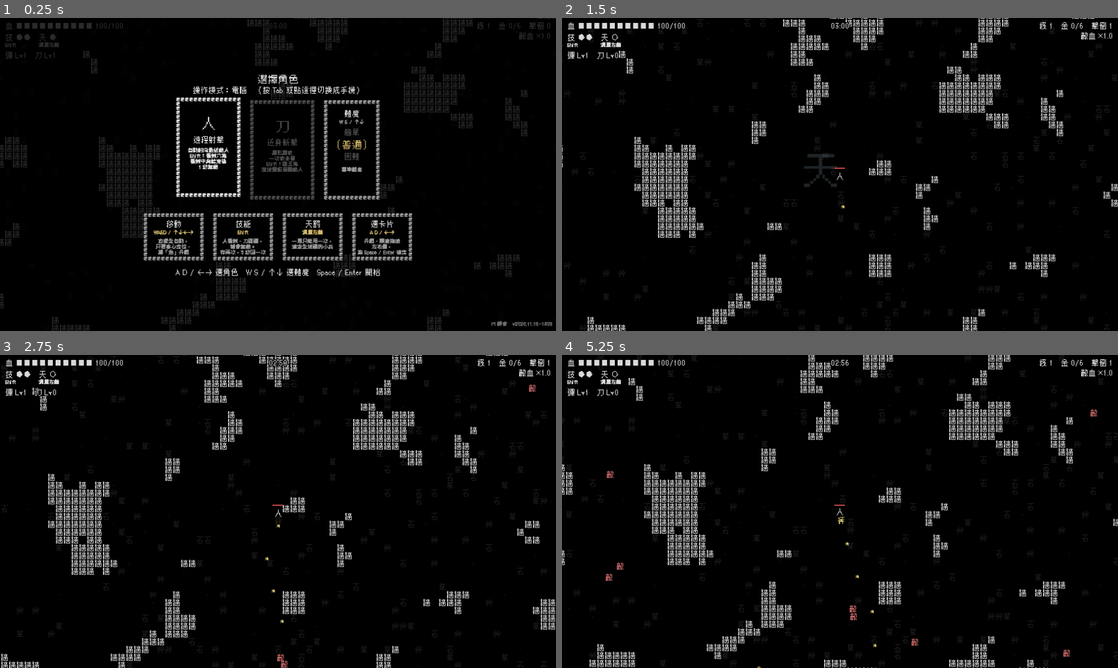
Above: before the commit, frames 1-4 (two rows, left to right).
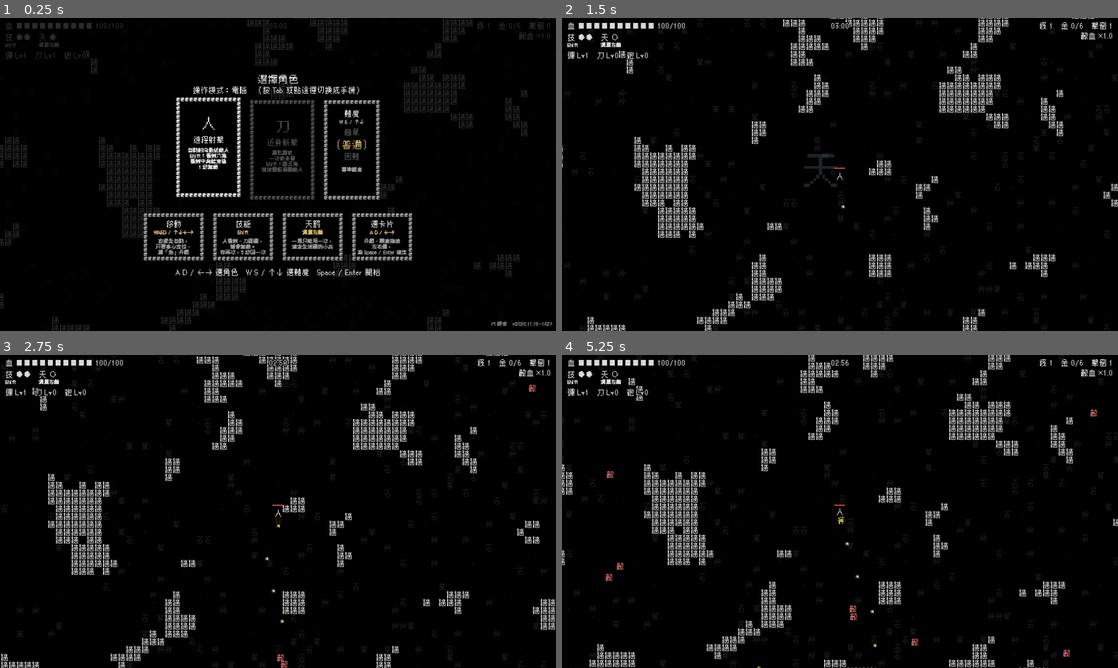
Above: after the commit, the same moments.

Repository: Scottcw1006/text-survivors
Game: Godot game, scene res://main.tscn
The game is run twice, just before and just after one commit, with the same random seed, the same clock (stepped at 60 frames per second) and the same inputs.
Inputs (mouse positions are in pixels of both pictures, inside the frame that each line leads up to):
- Up to frame 1 (0.25 s): no input
- Up to frame 2 (1.5 s): tap Enter at 0.5 s; move the mouse to (962, 158) at 0.52 s; hold Right (move_right) 0.53-1.25 s; tap Space (confirm) at 0.6 s; click (962, 158) at 0.67 s; drag from (728, 190) to (812, 237) at 1.27 s
- Up to frame 3 (2.75 s): tap Space (confirm) at 2, 2.3 s; move the mouse to (333, 442) at 2.02 s; hold Right (move_right) from 2.03 s (still down); click (333, 442) at 2.1 s
- Up to frame 4 (5.25 s): release Right (move_right) at 2.75 s; drag from (812, 574) to (673, 464) at 2.77 s; move the mouse to (1006, 558) at 3.52 s; hold Left (move_left) 3.53-4.25 s; tap Enter at 3.6 s; tap Space (confirm) at 3.8, 5.1 s; drag from (673, 464) to (756, 433) at 4.27 s; move the mouse to (867, 511) at 5.02 s; hold Down (move_down) from 5.03 s (still down); click (867, 511) at 5.17 s

The runs differ from the first frame. In frame 1, less than 0.1% of the frame differs, in the area x 11-100%, y 10-99%; in frame 2, less than 0.1%, in the area x 11-16%, y 10-14%; in frame 3, less than 0.1%; in frame 4, less than 0.1%.

Commit message:
人新增強化線「砲」：命中爆炸、穿透改加砲傷害、Lv5 巨砲
Co-Authored-By: Claude Opus 5.5 <noreply@anthropic.com>

Diff:
--- a/game_audio.gd
+++ b/game_audio.gd
@@ -20,6 +20,7 @@
 	"gold": [-12.0, 0.04],
 	"block": [-8.0, 0.06],
 	"explode": [-4.0, 0.1],
+	"cannon": [-6.0, 0.05],
 	"ui_move": [-8.0, 0.0],
 }
 
--- a/main.gd
+++ b/main.gd
@@ -130,6 +130,19 @@
 # 寶箱：每 30 秒在附近隨機出現，王死掉也會掉；打開後二選一強化「彈」或「刀」
 const POINTER_SIZE := 66              # 寶箱、王在畫面外時，邊緣提示字的大小
 const POINTER_MARGIN := 60.0          # 提示字離畫面邊緣多遠（字變大了，要往內縮才不會被切掉）
+# ---------- 人＋砲 ----------
+const CANNON_INTERVAL := FIRE_INTERVAL * 4.0   # 射速是一般射擊的四分之一
+const CANNON_SPEED := 420.0
+const CANNON_RANGE := 900.0           # 沒打到東西飛多遠就自己爆
+const CANNON_DAMAGE := 24.0
+const CANNON_RADIUS := 54.0           # Lv1 爆炸半徑（1.5 格），Lv2 ×2、Lv4 再 ×2
+const CANNON_SPREAD := 0.22           # Lv3 以上兩發之間的角度（弧度）
+const CANNON_BIG_DIST := 360.0        # Lv5 巨砲飛 10 格後爆炸
+const CANNON_BIG_RADIUS := 216.0      # 巨砲半徑 6 格
+const CANNON_BIG_MULT := 3.0          # 巨砲傷害倍率
+const CANNON_PIERCE_BONUS := 0.25     # 每一級「穿」讓砲的傷害 +25%
+const COLOR_CANNON := Color(1.0, 0.55, 0.2)
+const EXPLOSION_LINGER := 0.5         # 爆炸的字留在畫面上多久（只打一次）
 const HEAL_INTERVAL := 25.0          # 每幾秒出現一顆補血愛心
 const HEAL_AMOUNT := 20               # 一顆補多少血
 const HEAL_MAX_ON_MAP := 3            # 地圖上最多同時幾顆（沒撿就不再多生）
@@ -190,6 +203,12 @@
 			"疾旋：\n一般速度 1 秒、\n加速 1 秒，輪流",
 			"爆旋：\n加速完兩圈\n往外擴大，\n以外圈爆炸一大圈",
 			"刃幕：\n爆炸後往四周\n射出一整圈刃，\n撞牆反彈，\n穿透吃「穿」升級"]},
+		"砲": {"name": "火砲", "desc": ["",
+			"砲擊：\n每 2 秒射一發，\n命中就爆炸；\n「穿」升級\n改成加砲的傷害",
+			"爆炸範圍加倍",
+			"一次射兩發",
+			"爆炸範圍\n再加倍",
+			"巨砲：\n兩發中間多一發\n巨砲，飛 10 格\n後大爆炸，\n半徑 6 格"]},
 	},
 	"刀": {
 		"刀": {"name": "刀法", "desc": ["", "",
@@ -214,7 +233,7 @@
 const UPGRADES := [
 	{"id": "power",  "icon": "力", "name": "攻擊力",   "desc": "傷害 +20%", "who": "all"},
 	{"id": "haste",  "icon": "疾", "name": "攻擊速度", "desc": "攻擊速度 +15%", "who": "all"},
-	{"id": "pierce", "icon": "穿", "name": "穿透",     "desc": "子彈多穿過\n1 個敵人", "who": "人"},
+	{"id": "pierce", "icon": "穿", "name": "穿透",     "desc": "子彈多穿過\n1 個敵人；\n砲傷害 +25%", "who": "人"},
 	{"id": "reach",  "icon": "廣", "name": "斬擊範圍", "desc": "斬擊距離 +20%", "who": "刀"},
 	{"id": "speed",  "icon": "速", "name": "移動速度", "desc": "移動速度 +12%", "who": "all"},
 	{"id": "vital",  "icon": "體", "name": "體魄",     "desc": "每秒回 0.1 血", "who": "all"},
@@ -238,6 +257,17 @@
 	var pierce: int                 # 還能再穿過幾個敵人
 	var damage: float
 	var hits: Array = []            # 已經打過的敵人，穿透時不重複打
+
+
+## 人＋砲：飛行中的砲彈
+class Shell:
+	var node: Glyph
+	var vel: Vector2
+	var traveled := 0.0
+	var max_dist := 0.0
+	var radius := 0.0           # 爆炸半徑
+	var damage := 0.0
+	var big := false            # Lv5 中間那發巨砲：不撞敵人、不撞牆，飛到定點才爆炸
 
 
 class Chest:
@@ -305,6 +335,9 @@
 var power_cursor := 0
 var bullet_lv := 1                 # 強化線「彈」
 var blade_lv := 1                  # 強化線「刀」
+var cannon_lv := 0                 # 強化線「砲」（只有人有，從 Lv0 開始）
+var cannon_cd := 0.0
+var shells: Array[Shell] = []
 var combo: Array = []              # 刀＋刀：排好的後續連擊
 var zones: Array[Zone] = []
 var wave_cd := 0.0
@@ -1214,6 +1247,8 @@
 		_update_combo(delta)
 		_update_zones(delta)
 		_update_blade_shots(delta)
+	else:
+		_update_cannon(delta)
 	attack_cd -= delta
 	if attack_cd > 0.0:
 		return
@@ -1275,6 +1310,87 @@
 		if done or b.life <= 0.0:
 			b.node.queue_free()
 			bullets.remove_at(i)
+
+
+# ---------- 人＋砲 ----------
+## Lv1 一發，命中爆炸（爆炸只打一次，「爆」字留一下）　Lv2 範圍 ×2　Lv3 兩發　Lv4 範圍再 ×2
+## Lv5 兩發中間再夾一發巨砲：飛 10 格後大爆炸（半徑 6 格、傷害 ×3）
+func _update_cannon(delta: float) -> void:
+	_move_shells(delta)
+	if cannon_lv < 1:
+		return
+	cannon_cd -= delta
+	if cannon_cd > 0.0:
+		return
+	var target := _nearest_visible_enemy(AIM_RANGE)
+	if target == null:
+		return
+	cannon_cd = CANNON_INTERVAL * attack_mult
+	audio.play("cannon")
+	var dir := (target.position - player.position).normalized()
+	var radius := CANNON_RADIUS * (2.0 if cannon_lv >= 2 else 1.0) * (2.0 if cannon_lv >= 4 else 1.0)
+	var dmg := CANNON_DAMAGE * damage_mult * (1.0 + CANNON_PIERCE_BONUS * bullet_pierce)
+	if cannon_lv >= 3:
+		_launch_shell(dir.rotated(-CANNON_SPREAD / 2.0), radius, dmg, false)
+		_launch_shell(dir.rotated(CANNON_SPREAD / 2.0), radius, dmg, false)
+	else:
+		_launch_shell(dir, radius, dmg, false)
+	if cannon_lv >= 5:
+		_launch_shell(dir, CANNON_BIG_RADIUS, dmg * CANNON_BIG_MULT, true)
+
+
+func _launch_shell(dir: Vector2, radius: float, dmg: float, big: bool) -> void:
+	var s := Shell.new()
+	s.node = Glyph.new().setup("砲", 44 if big else BULLET_SIZE, COLOR_CANNON)
+	s.node.position = player.position + dir * MUZZLE_DIST
+	s.node.z_index = 4
+	s.vel = dir * CANNON_SPEED * (0.8 if big else 1.0)
+	s.max_dist = CANNON_BIG_DIST if big else CANNON_RANGE
+	s.radius = radius
+	s.damage = dmg
+	s.big = big
+	add_child(s.node)
+	shells.append(s)
+
+
+func _move_shells(delta: float) -> void:
+	for i in range(shells.size() - 1, -1, -1):
+		var s := shells[i]
+		var step := s.vel * delta
+		s.node.position += step
+		s.traveled += step.length()
+		var boom := s.traveled >= s.max_dist
+		if not s.big and not boom:
+			# 一般砲彈：撞到牆或敵人就爆
+			boom = terrain.is_wall(terrain.cell_of(s.node.position))
+			if not boom:
+				for e: Enemy in _nearby(s.node.position):
+					if e.position.distance_to(s.node.position) < BULLET_RADIUS + e.radius:
+						boom = true
+						break
+		if boom:
+			_explode(s.node.position, s.radius, s.damage, s.big)
+			s.node.queue_free()
+			shells.remove_at(i)
+
+
+## 爆炸：範圍內的敵人各打一次、往外推；「爆」字一圈，留一下再淡掉
+func _explode(pos: Vector2, radius: float, dmg: float, big: bool) -> void:
+	audio.play("explode")
+	for e: Enemy in _nearby_radius(pos, radius + 30.0):
+		var to := e.position - pos
+		if to.length() <= radius + e.radius:
+			_damage_enemy(e, dmg, to.normalized() * KNOCK_SLASH)
+	var fx := SlashFx.new().setup(randf() * TAU, TAU, radius, false)
+	fx.glyph = "爆"
+	fx.linger = EXPLOSION_LINGER
+	fx.color = COLOR_CANNON
+	fx.position = pos
+	fx.z_index = 5
+	add_child(fx)
+	_shake(10.0 if big else 4.0)
+	if big:
+		_hitstop(0.05)
 
 
 ## 朝最近的敵人揮刀。刀法等級決定這一次攻擊是幾連擊、什麼形狀
@@ -1901,12 +2017,11 @@
 func _open_power_up() -> void:
 	pending_power -= 1
 	var opts := []
-	if bullet_lv < LINE_MAX:
-		opts.append("彈")
-	if blade_lv < LINE_MAX:
-		opts.append("刀")
+	for line: String in _lines():
+		if _line_level(line) < LINE_MAX:
+			opts.append(line)
 	if opts.is_empty():
-		# 兩條線都滿了：改成在身邊灑 20 個金（不補血）
+		# 全部都滿了：改成在身邊灑 20 個金（不補血）
 		for i in 20:
 			_drop_gold(player.position + Vector2.from_angle(randf() * TAU) * randf_range(20.0, 60.0))
 		return
@@ -1918,7 +2033,16 @@
 
 
 func _line_level(line: String) -> int:
-	return bullet_lv if line == "彈" else blade_lv
+	match line:
+		"彈": return bullet_lv
+		"刀": return blade_lv
+		"砲": return cannon_lv
+	return 0
+
+
+## 這個角色有哪幾條強化線
+func _lines() -> Array:
+	return ["彈", "刀"] if _is_blade() else ["彈", "刀", "砲"]
 
 
 func _show_power_up() -> void:
@@ -1943,10 +2067,10 @@
 		_show_power_up()
 	if Input.is_action_just_pressed("confirm"):
 		audio.play("ui_ok")
-		if power_choices[power_cursor] == "彈":
-			bullet_lv += 1
-		else:
-			blade_lv += 1
+		match power_choices[power_cursor]:
+			"彈": bullet_lv += 1
+			"刀": blade_lv += 1
+			"砲": cannon_lv += 1
 		level_cards.visible = false
 		state = State.PLAYING
 		_update_hud()
@@ -2404,7 +2528,10 @@
 		player_bar.queue_redraw()
 	if touch != null and is_touch:
 		touch.refresh()
-	hud_power.text = "彈 Lv%d　刀 Lv%d" % [bullet_lv, blade_lv]
+	var line_texts := []
+	for line: String in _lines():
+		line_texts.append("%s Lv%d" % [line, _line_level(line)])
+	hud_power.text = "　".join(line_texts)
 	if final_phase:
 		var counts := {}
 		for b in final_bosses:
@@ -2460,7 +2587,7 @@
 func _final_level_cards() -> Array:
 	var who: String = CHARACTERS[character].glyph
 	var cards := []
-	for line: String in ["彈", "刀"]:
+	for line: String in _lines():
 		var info: Dictionary = POWER_INFO[who][line]
 		var lv := _line_level(line)
 		var desc: String = info.desc[lv] if lv < info.desc.size() else ""
--- a/slash_fx.gd
+++ b/slash_fx.gd
@@ -4,7 +4,7 @@
 ## 像刀鋒從一邊掃到另一邊，掃過的字亮起後淡出。
 ## 斬字是一圈一圈排的，範圍變大時圈數和每圈的字數都會跟著變多。
 
-const CHAR := "斬"
+var glyph := "斬"          # 畫哪個字（砲的爆炸用「爆」）
 const FONT_SIZE := 22
 const SPACING := 24.0          # 字與字的間距，決定斬字密度
 const INNER := 30.0            # 最內圈離主角多遠（避開主角本身）
@@ -62,7 +62,7 @@
 	var sweep := clampf(_time / SWEEP_TIME, 0.0, 1.0)
 	var ascent := font.get_ascent(FONT_SIZE)
 	var height := font.get_height(FONT_SIZE)
-	var w := font.get_string_size(CHAR, HORIZONTAL_ALIGNMENT_LEFT, -1, FONT_SIZE).x
+	var w := font.get_string_size(glyph, HORIZONTAL_ALIGNMENT_LEFT, -1, FONT_SIZE).x
 	for m: Dictionary in _marks:
 		var t: float = m.t if clockwise else 1.0 - m.t
 		if t > sweep:
@@ -81,5 +81,5 @@
 		if not m.edge:
 			alpha *= 0.55
 		var p: Vector2 = m.pos
-		draw_string(font, Vector2(p.x - w / 2.0, p.y + ascent - height / 2.0), CHAR,
+		draw_string(font, Vector2(p.x - w / 2.0, p.y + ascent - height / 2.0), glyph,
 				HORIZONTAL_ALIGNMENT_LEFT, -1, FONT_SIZE, Color(color, alpha))
--- a/version.gd
+++ b/version.gd
@@ -1,2 +1,2 @@
 ## 由 build_web.sh 自動產生，不要手改
-const TEXT := "v2026.11.18-1408"
+const TEXT := "v2026.11.18-1427"
Not shown, added: audio/sfx_cannon.wav.import
Renamed: docs/game_20261118-140838.apple-touch-icon.png -> docs/game_20261118-142709.apple-touch-icon.png
Renamed: docs/game_20261118-140838.icon.png -> docs/game_20261118-142709.icon.png
Renamed: docs/game_20261118-140838.png -> docs/game_20261118-142709.png
Not shown, added: audio/sfx_cannon.wav
Not shown, removed: docs/game_20261118-140036.pck
Not shown, added: docs/game_20261118-142709.audio.position.worklet.js
Not shown, added: docs/game_20261118-142709.audio.worklet.js
Not shown, added: docs/game_20261118-142709.js
Not shown, added: docs/game_20261118-142709.pck
Not shown, added: docs/game_20261118-142709.wasm
